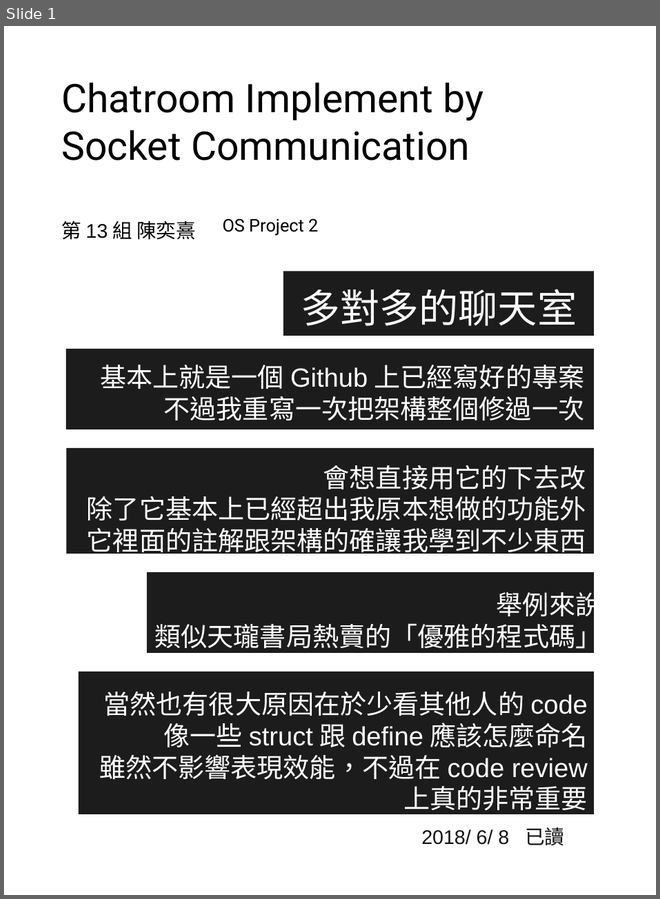
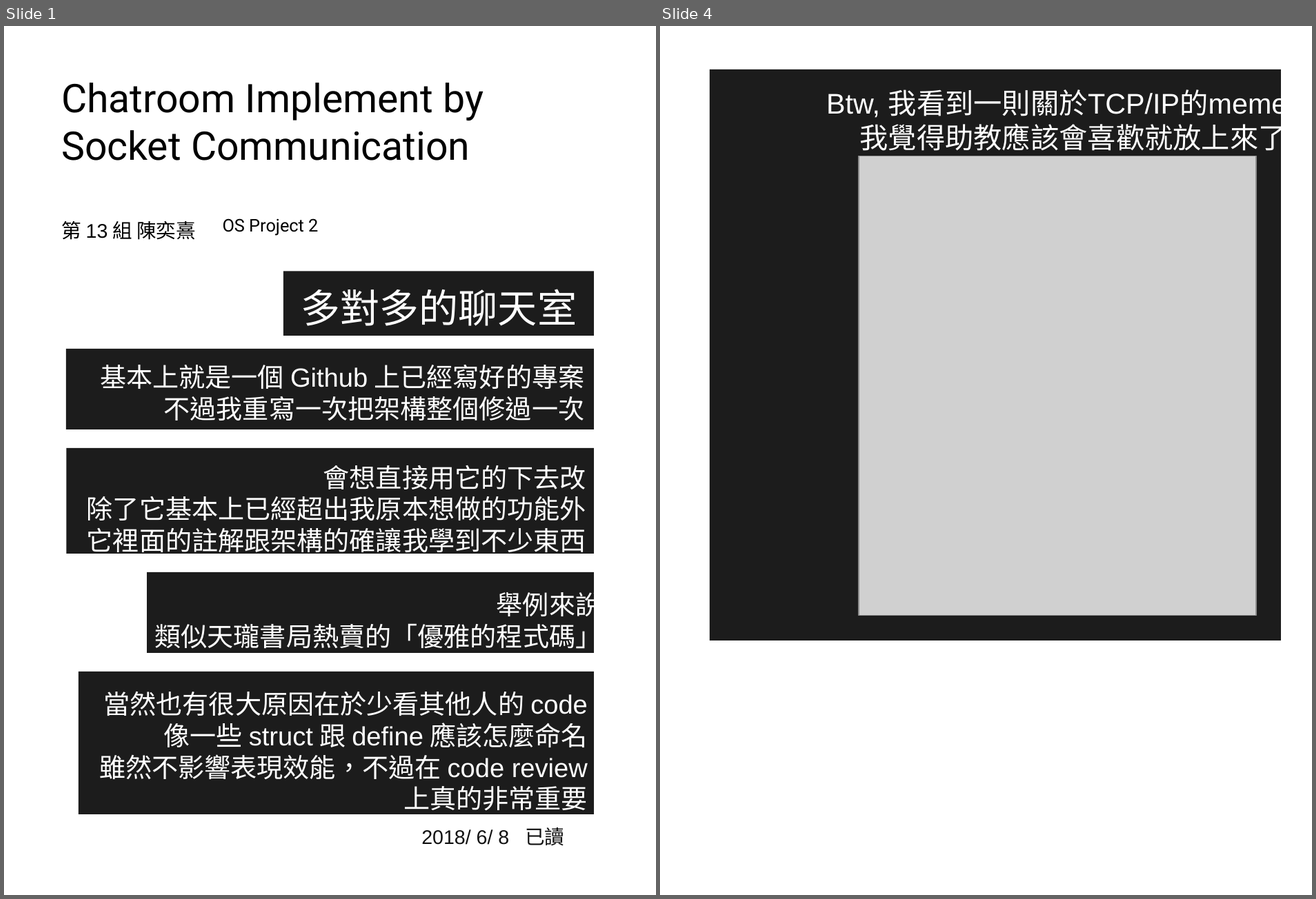
Before and after one commit to chenIshi/ChatRoom, a slide deck: version1.0/README.odp. Shown side by side, each under a label of ours: slide 1 before the commit, slides 1 and 4 after it; the slides between them are not shown. The pictures are 660x899 and 1316x899 pixels, drawn with LibreOffice and Linux fonts; fonts in the diff are those of the drawing; grey boxes stand for pictures. Boxes give left, top, right and bottom in pixels: in the first picture for what was removed or moved away, otherwise in the second. Text is boxed around its words. In the diff, an @@ line names an element or a change of style, - is before the commit and + after.

```diff
--- a/version1.0/README.odp
+++ b/version1.0/README.odp
@@ slide 4 added at bbox=[660, 26, 1312, 895], background #FFFFFF @@
@@ rectangle added at bbox=[710, 69, 1280, 640], fill #1C1C1C @@
@@ text added at bbox=[826, 85, 1288, 155], 26 pt, text #FFFFFF @@
+Btw, 我看到一則關於TCP/IP的meme
+我覺得助教應該會喜歡就放上來了
@@ picture added at bbox=[859, 156, 1256, 616] @@
```
Also in this commit, not shown: 3 other slides added, 1 slide removed, 7 other files.
